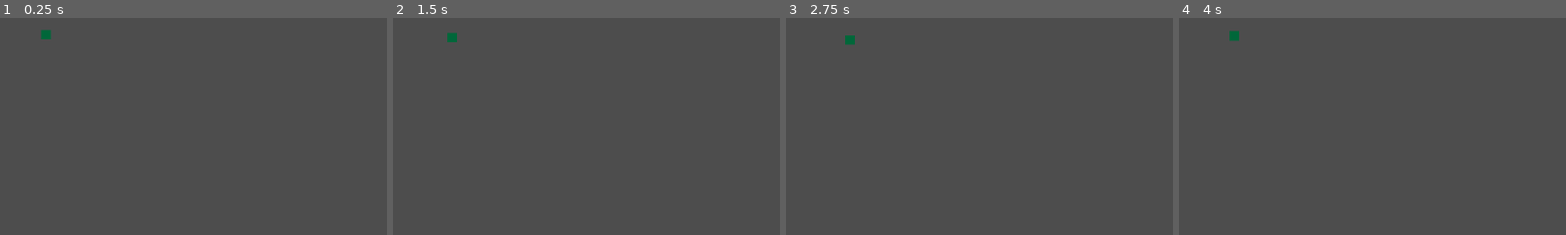
Above: before the commit, frames 1-4 (left to right).
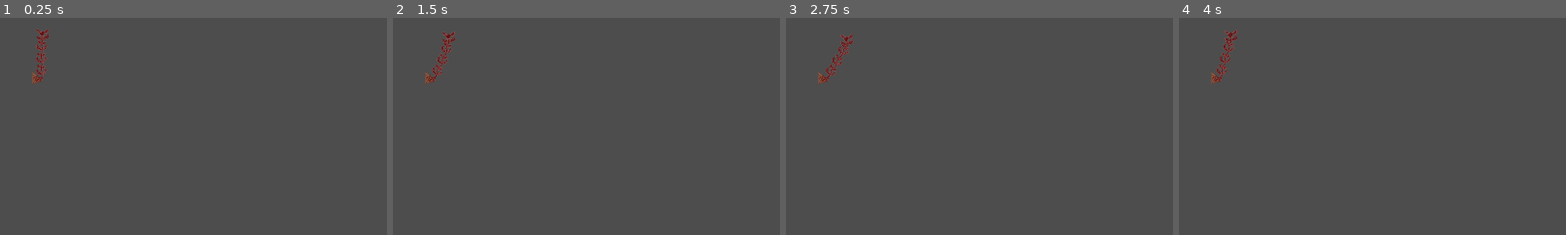
Above: after the commit, the same moments.

Repository: DSurguy/spring-2024-2d-jam
Game: Godot game, scene res://scenes/GameScene/Plants/WallPlant/WallPlant.tscn
The game is run twice, just before and just after one commit, with the same random seed, the same clock (stepped at 60 frames per second) and the same inputs. This scene is started directly instead of the project's main scene.
Inputs (mouse positions are % of the whole screen's width and height, from its top left):
- Up to frame 1 (0.25 s): no input
- Up to frame 2 (1.5 s): tap Enter (ui_accept) at 0.5, 0.77 s; move the mouse to (72, 45) at 0.52 s; hold D (move_right) from 0.53 s (still down); tap Down (aim_down) at 0.6 s; move the mouse to (30, 55) at 1.27 s; tap Left (aim_left) at 1.35 s
- Up to frame 3 (2.75 s): tap Enter (ui_accept) at 1.52, 2 s; move the mouse to (60, 28) at 2.02 s; release D (move_right) at 2.03 s; hold A (move_left) from 2.03 s (still down); tap Right (aim_right) at 2.1 s
- Up to frame 4 (4 s): tap Enter (ui_accept) at 2.75, 3.02, 3.5, 3.77 s; move the mouse to (45, 70) at 2.77 s; release A (move_left) at 2.78 s; hold D (move_right) from 2.78 s (still down); tap Up (aim_up) at 2.85 s; move the mouse to (80, 65) at 3.52 s; tap E (interact) at 3.6 s
The pictures show only the part of the screen within x 0-50%, y 0-50%; the shares and areas given below are measured in that part.

The runs differ from the first frame. In frame 1, 0.5% of the frame differs, in the area x 8-14%, y 4-31%; in frame 2, 0.5%; in frame 3, 0.5%; in frame 4, 0.5%, in the area x 8-16%, y 5-31%.
Error in both runs: Trying to assign value of type 'Window' to a variable of type 'PlantDirector.gd'. (res://scenes/GameScene/Plants/WallPlant/WallPlantStalk.gd:6)

Commit message:
Implement wall plant texture

Diff:
--- a/resources/plants/WallLeaf.tres
+++ b/resources/plants/WallLeaf.tres
@@ -1,9 +1,9 @@
 [gd_resource type="Resource" script_class="PlantData" load_steps=3 format=3 uid="uid://jbtgvyuwoy5v"]
 
 [ext_resource type="Script" path="res://resources/PlantData.gd" id="1_puir6"]
-[ext_resource type="Texture2D" uid="uid://dot51ukh2lne7" path="res://assets/sprites/Sprite-0003.png" id="2_n2ga7"]
+[ext_resource type="Texture2D" uid="uid://1m8bjv6raroc" path="res://assets/sprites/wallPlantBulb.png" id="2_3hjlw"]
 
 [resource]
 script = ExtResource("1_puir6")
-texture = ExtResource("2_n2ga7")
+texture = ExtResource("2_3hjlw")
 value = 2
--- a/resources/plants/WallStalk.tres
+++ b/resources/plants/WallStalk.tres
@@ -1,9 +1,9 @@
 [gd_resource type="Resource" script_class="PlantData" load_steps=3 format=3 uid="uid://pm2eyv4wiktr"]
 
 [ext_resource type="Script" path="res://resources/PlantData.gd" id="1_rubd6"]
-[ext_resource type="Texture2D" uid="uid://dot51ukh2lne7" path="res://assets/sprites/Sprite-0003.png" id="2_uok4t"]
+[ext_resource type="Texture2D" uid="uid://d106aifole4hx" path="res://assets/sprites/wallPlantVine.png" id="2_a278g"]
 
 [resource]
 script = ExtResource("1_rubd6")
-texture = ExtResource("2_uok4t")
+texture = ExtResource("2_a278g")
 value = 1
--- a/scenes/GameScene/Plants/GenericPlant.tscn
+++ b/scenes/GameScene/Plants/GenericPlant.tscn
@@ -69,10 +69,10 @@
 script = ExtResource("1_x367m")
 
 [node name="Sprite2D" type="Sprite2D" parent="."]
+texture_filter = 1
 texture = ExtResource("2_sh160")
 hframes = 4
 vframes = 2
-frame = 3
 
 [node name="Area2D" type="Area2D" parent="."]
 collision_layer = 32776
--- a/scenes/GameScene/Plants/WallPlant/WallPlant.tscn
+++ b/scenes/GameScene/Plants/WallPlant/WallPlant.tscn
@@ -13,16 +13,16 @@
 next_plant_part = NodePath("../WallPlantStalk")
 
 [node name="WallPlantStalk" parent="." node_paths=PackedStringArray("next_plant_part") instance=ExtResource("3_c3l2i")]
-position = Vector2(15, -23)
+position = Vector2(7, -18)
 next_plant_part = NodePath("../WallPlantStalk2")
 
 [node name="WallPlantStalk2" parent="." node_paths=PackedStringArray("next_plant_part") instance=ExtResource("3_c3l2i")]
-position = Vector2(15, -53)
+position = Vector2(7, -48)
 next_plant_part = NodePath("../WallPlantStalk3")
 
 [node name="WallPlantStalk3" parent="." node_paths=PackedStringArray("next_plant_part") instance=ExtResource("3_c3l2i")]
-position = Vector2(15, -83)
+position = Vector2(7, -78)
 next_plant_part = NodePath("../WallPlantLeaf")
 
 [node name="WallPlantLeaf" parent="." instance=ExtResource("4_147r7")]
-position = Vector2(15, -98)
+position = Vector2(7, -93)
--- a/scenes/GameScene/Plants/WallPlant/WallPlantLeaf.gd
+++ b/scenes/GameScene/Plants/WallPlant/WallPlantLeaf.gd
@@ -1,6 +1,6 @@
 class_name WallPlantLeaf extends Node2D
 
-@onready var sprite_position = $ColorRect.position
+@onready var sprite_position = $Sprite2D.position
 var wall_leaf_data = load("res://resources/plants/WallLeaf.tres")
 var generic_plant_scene: PackedScene = load("res://scenes/GameScene/Plants/GenericPlant.tscn")
 @onready var plant: WallPlant = get_parent()
@@ -15,7 +15,8 @@
 #
 func _physics_process(delta):
 	$RigidBody2D.apply_force(Vector2(rand.randi_range(-10, 50), -250), $RigidBody2D.position)
-	$ColorRect.position = sprite_position + $RigidBody2D.position
+	# TODO: lerp between some small rotation
+	$Sprite2D.position = sprite_position + $RigidBody2D.position
 	pass
 
 func harvest():
--- a/scenes/GameScene/Plants/WallPlant/WallPlantLeaf.tscn
+++ b/scenes/GameScene/Plants/WallPlant/WallPlantLeaf.tscn
@@ -1,6 +1,7 @@
-[gd_scene load_steps=3 format=3 uid="uid://b41jrltk4dtxi"]
+[gd_scene load_steps=4 format=3 uid="uid://b41jrltk4dtxi"]
 
 [ext_resource type="Script" path="res://scenes/GameScene/Plants/WallPlant/WallPlantLeaf.gd" id="1_bps1y"]
+[ext_resource type="Texture2D" uid="uid://1m8bjv6raroc" path="res://assets/sprites/wallPlantBulb.png" id="2_y183k"]
 
 [sub_resource type="RectangleShape2D" id="RectangleShape2D_vfail"]
 size = Vector2(2, 2)
@@ -8,12 +9,10 @@
 [node name="WallPlantLeaf" type="Node2D"]
 script = ExtResource("1_bps1y")
 
-[node name="ColorRect" type="ColorRect" parent="."]
-offset_left = -12.0
-offset_top = -21.0
-offset_right = 12.0
-offset_bottom = 2.0
-color = Color(0, 0.405151, 0.228771, 1)
+[node name="Sprite2D" type="Sprite2D" parent="."]
+texture_filter = 1
+position = Vector2(0, -15)
+texture = ExtResource("2_y183k")
 
 [node name="RigidBody2D" type="RigidBody2D" parent="."]
 collision_layer = 0
--- a/scenes/GameScene/Plants/WallPlant/WallPlantRoot.tscn
+++ b/scenes/GameScene/Plants/WallPlant/WallPlantRoot.tscn
@@ -1,14 +1,17 @@
-[gd_scene load_steps=2 format=3 uid="uid://vy3uli2gxbc8"]
+[gd_scene load_steps=3 format=3 uid="uid://vy3uli2gxbc8"]
 
 [ext_resource type="Script" path="res://scenes/GameScene/Plants/WallPlant/WallPlantRoot.gd" id="1_57nqj"]
+[ext_resource type="Texture2D" uid="uid://dx2ax5bmk7n0d" path="res://assets/sprites/wallPlantRoot.png" id="2_vlajg"]
 
 [node name="WallPlantRoot" type="StaticBody2D"]
 script = ExtResource("1_57nqj")
 
 [node name="Sprite2D" type="Sprite2D" parent="."]
+texture_filter = 1
+texture = ExtResource("2_vlajg")
 
 [node name="PinJoint2D" type="PinJoint2D" parent="."]
-position = Vector2(15, -8)
+position = Vector2(7, -3)
 
 [node name="CollisionPolygon2D" type="CollisionPolygon2D" parent="."]
-polygon = PackedVector2Array(-16, -16, 16, -8, -16, 16)
+polygon = PackedVector2Array(-16, -16, 8, -3, -16, 16)
--- a/scenes/GameScene/Plants/WallPlant/WallPlantStalk.tscn
+++ b/scenes/GameScene/Plants/WallPlant/WallPlantStalk.tscn
@@ -1,6 +1,7 @@
-[gd_scene load_steps=3 format=3 uid="uid://dcjdci4ih1gmn"]
+[gd_scene load_steps=4 format=3 uid="uid://dcjdci4ih1gmn"]
 
 [ext_resource type="Script" path="res://scenes/GameScene/Plants/WallPlant/WallPlantStalk.gd" id="1_oerhg"]
+[ext_resource type="Texture2D" uid="uid://d106aifole4hx" path="res://assets/sprites/wallPlantVine.png" id="2_nw1xx"]
 
 [sub_resource type="RectangleShape2D" id="RectangleShape2D_bpb5y"]
 size = Vector2(4, 32)
@@ -12,7 +13,10 @@
 script = ExtResource("1_oerhg")
 
 [node name="Sprite2D" type="Sprite2D" parent="."]
-visible = false
+texture_filter = 1
+texture = ExtResource("2_nw1xx")
+vframes = 3
+frame = 1
 
 [node name="PinJoint2D" type="PinJoint2D" parent="."]
 position = Vector2(0, -15)
@@ -21,11 +25,3 @@
 [node name="CollisionShape2D" type="CollisionShape2D" parent="."]
 shape = SubResource("RectangleShape2D_bpb5y")
 debug_color = Color(0, 0.643137, 0.270588, 0.419608)
-
-[node name="ColorRect" type="ColorRect" parent="."]
-visible = false
-offset_left = -2.0
-offset_top = -16.0
-offset_right = 2.0
-offset_bottom = 16.0
-color = Color(0.194061, 0.760533, 0.45753, 1)
